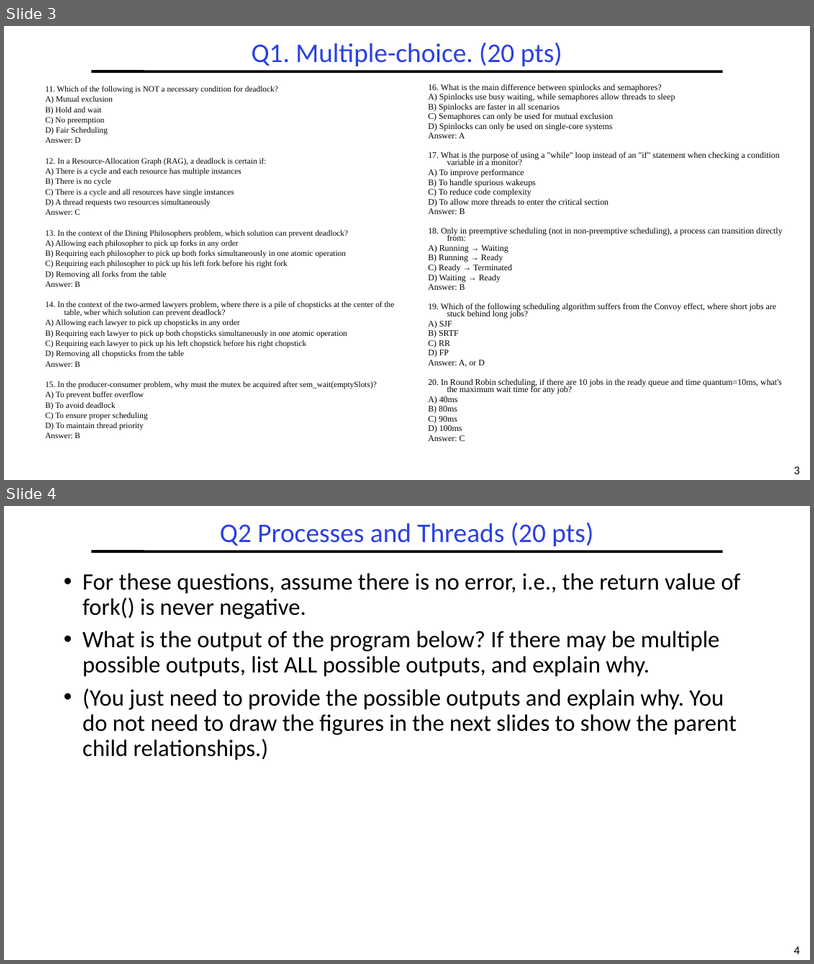
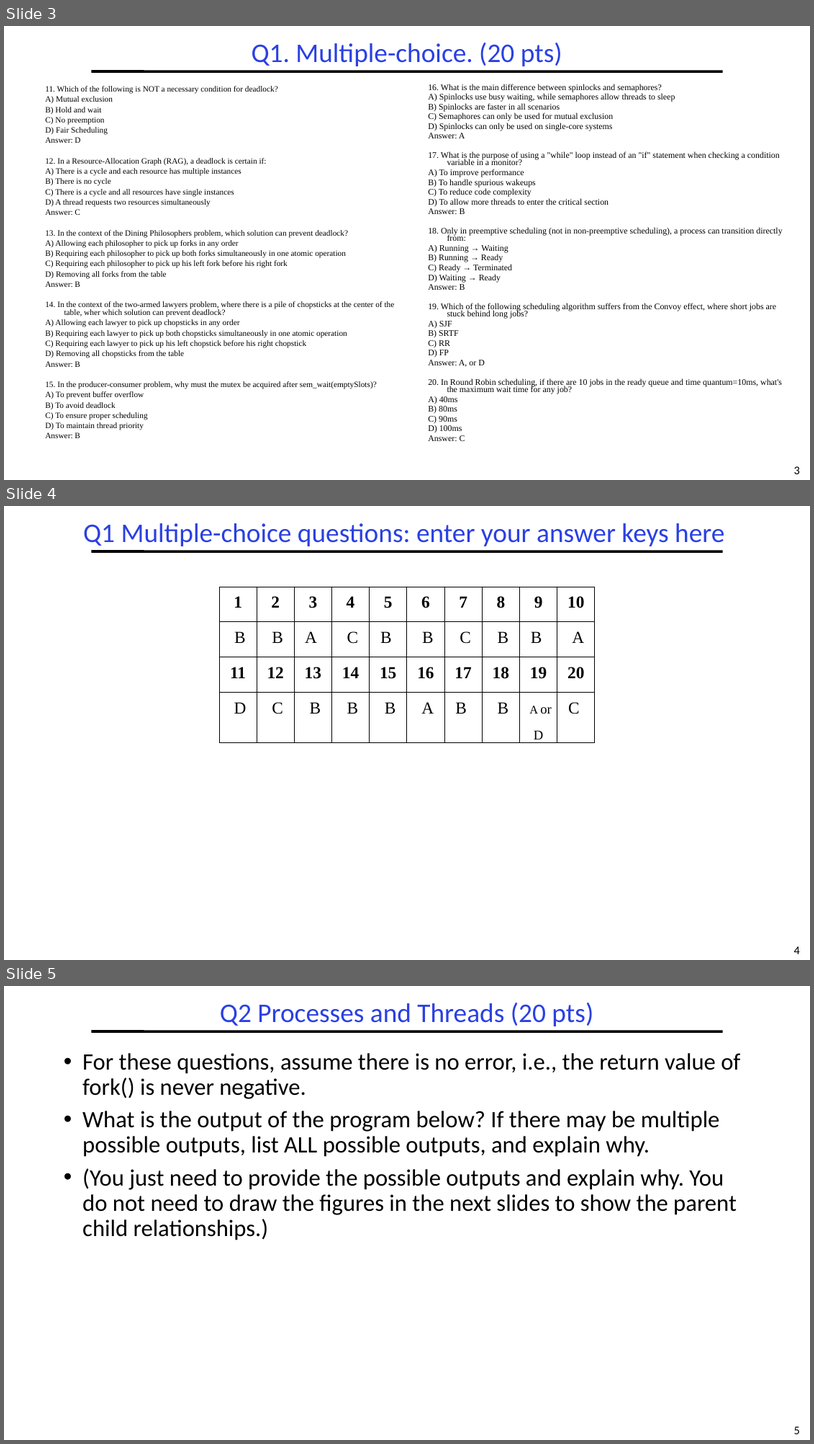
Before and after one commit to guhofstra/CSC256Fa25, a slide deck: PPTs/Exam/CSC112 MidtermExam Sp2025.pptx. Shown one above the other, each under a label of ours: slides 3 and 4 before the commit, slides 3, 4 and 5 after it. The pictures are 814x964 and 814x1444 pixels, drawn with LibreOffice and Linux fonts; fonts in the diff are those of the drawing. Boxes give left, top, right and bottom in pixels: in the first picture for what was removed or moved away, otherwise in the second. Text is boxed around its words. In the diff, an @@ line names an element or a change of style, - is before the commit and + after.

```diff
--- a/PPTs/Exam/CSC112 MidtermExam Sp2025.pptx
+++ b/PPTs/Exam/CSC112 MidtermExam Sp2025.pptx
@@ slide 4 added at (4, 506, 810, 960), background #FFFFFF; not listed: 2 template elements that a slide beside it also shows @@
@@ title added at (83, 523, 725, 546), 32 pt, text #2A40E2 @@
+Q1 Multiple-choice questions: enter your answer keys here
@@ table added at (219, 587, 594, 746), 4 rows, 10 columns @@
+1 | 2 | 3 | 4 | 5 | 6 | 7 | 8 | 9 | 10
+B | B | A | C | B | B | C | B | B | A
+11 | 12 | 13 | 14 | 15 | 16 | 17 | 18 | 19 | 20
+D | C | B | B | B | A | B | B | A or D | C
@@ what was slide 4 is now slide 5 @@
@@ page number at (795, 1426, 800, 1434): text changed @@
-4
+5
```
Also in this commit, not shown: 1 other file.
